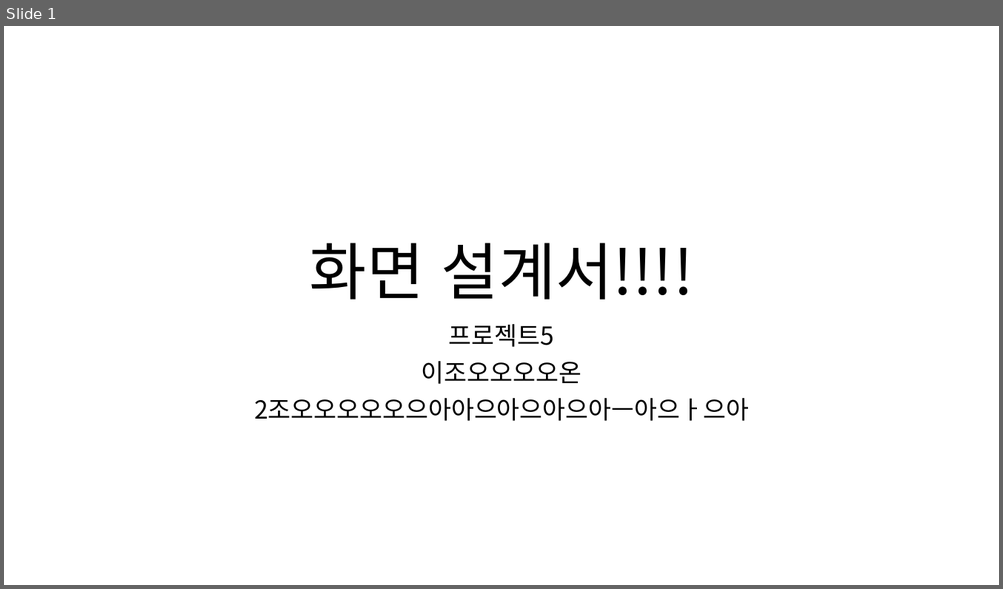
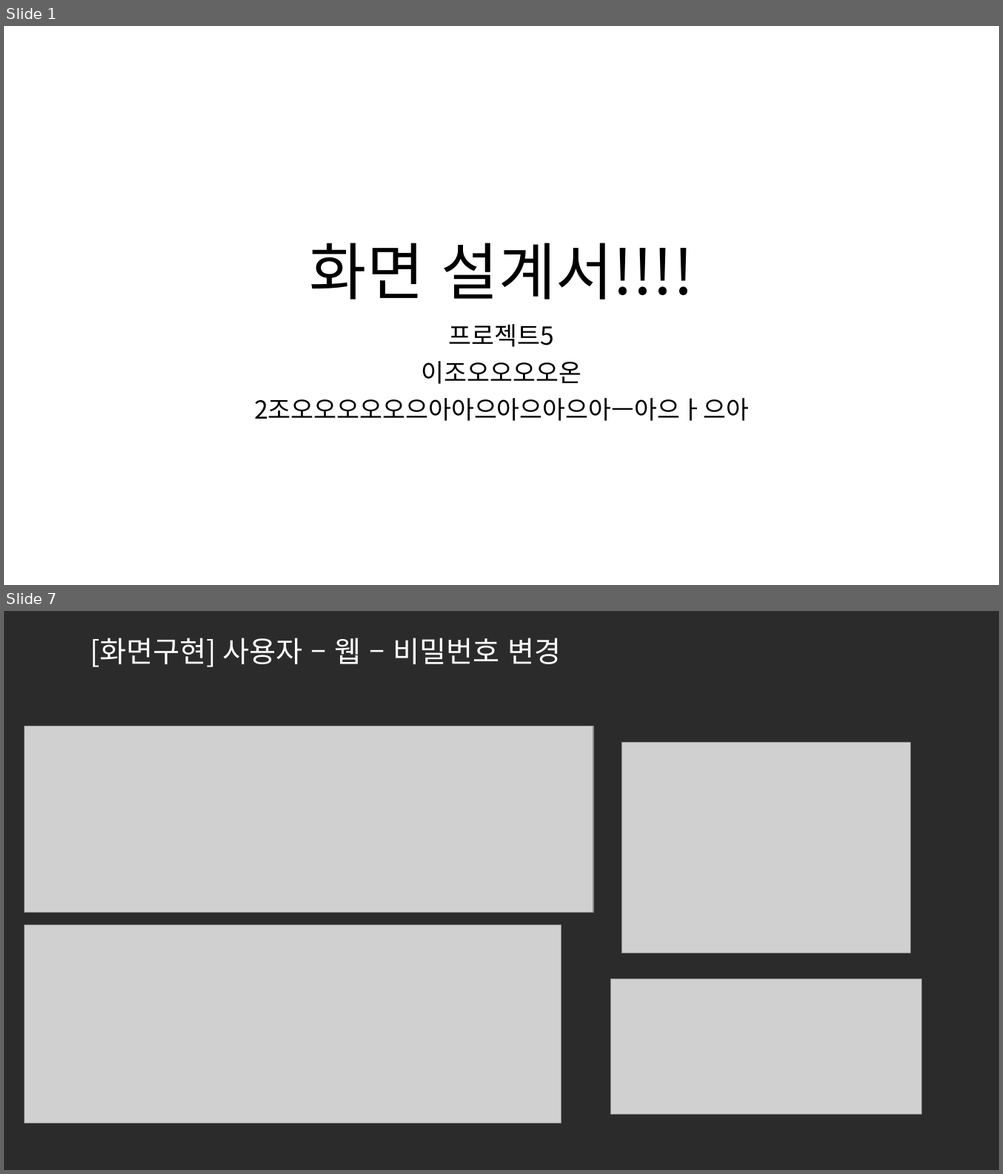
Before and after one commit to ezenteam2/e-Zone, a slide deck: 0 발표용 파워포인트/0424 4차발표/0424 project05 - 파워포인트 - 기범.pptx. Shown one above the other, each under a label of ours: slide 1 before the commit, slides 1 and 7 after it; the slides between them are not shown. The pictures are 1003x589 and 1003x1174 pixels, drawn with LibreOffice and Linux fonts; fonts in the diff are those of the drawing; grey boxes stand for pictures; background and template pictures are left out; a plain dark background stands for a picture behind light text. Boxes give left, top, right and bottom in pixels: in the first picture for what was removed or moved away, otherwise in the second. Text is boxed around its words. In the diff, an @@ line names an element or a change of style, - is before the commit and + after.

```diff
--- a/0 발표용 파워포인트/0424 4차발표/0424 project05 - 파워포인트 - 기범.pptx
+++ b/0 발표용 파워포인트/0424 4차발표/0424 project05 - 파워포인트 - 기범.pptx
@@ slide 7 added at bbox=[4, 611, 999, 1170], background picture (left out) @@
@@ title added at bbox=[90, 638, 560, 667], 28 pt, text #FFFFFF @@
+[화면구현] 사용자 – 웹 – 비밀번호 변경
@@ picture added at bbox=[24, 726, 593, 912] @@
@@ picture added at bbox=[622, 743, 910, 954] @@
@@ picture added at bbox=[24, 925, 561, 1124] @@
@@ picture added at bbox=[611, 980, 921, 1115] @@
```
Also in this commit, not shown: 5 other slides added.
